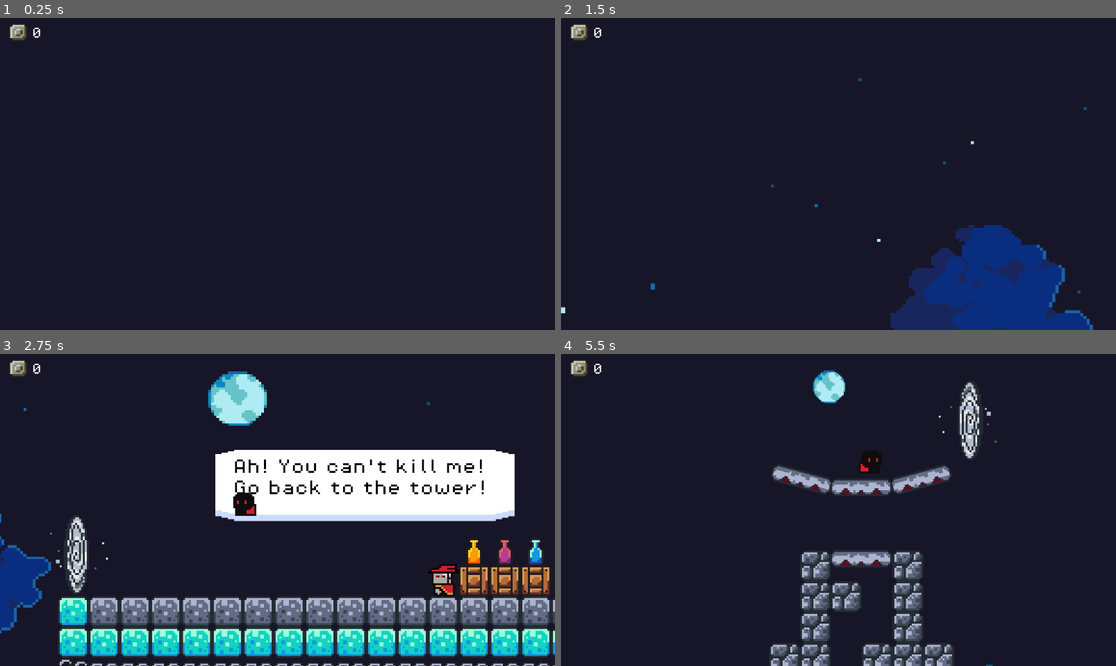
Above: before the commit, frames 1-4 (two rows, left to right).
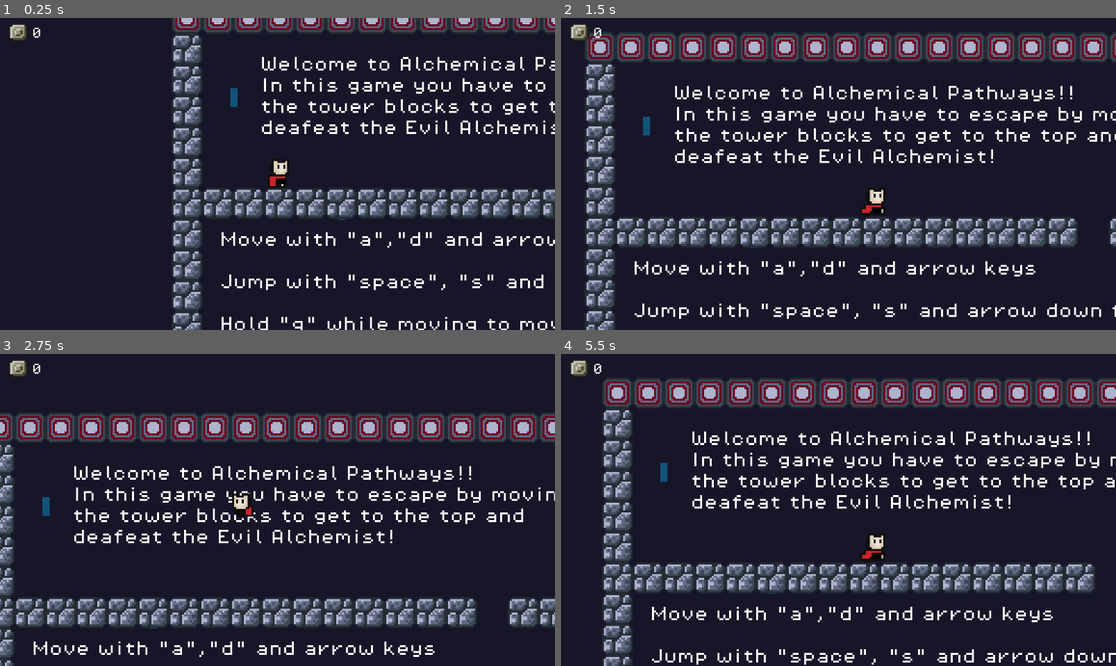
Above: after the commit, the same moments.

Repository: DiogoFSPinheiro/Godot_Games
Game: Godot game, scene res://scenes/game.tscn
Same seed, same stepped clock (60 frames per second), same inputs: the game is played once before the commit and once after it.
Inputs:
- Up to frame 1 (0.25 s): no input
- Up to frame 2 (1.5 s): hold Q (grab) 0.53-1.28 s; hold Right (move_right) from 0.53 s (still down); tap Space (jump) at 0.77, 0.8, 1.07, 1.35 s
- Up to frame 3 (2.75 s): tap Space (jump) at 1.52, 1.82, 2.3 s; tap Q (grab) at 1.55 s; release Right (move_right) at 2.03 s; hold Left (move_left) from 2.03 s (still down); tap Down (flip) at 2.1 s
- Up to frame 4 (5.5 s): tap Q (grab) at 2.85, 4.55 s; tap Space (jump) at 3.02, 3.32, 3.77, 3.8, 4.07, 4.35, 4.52, 4.82, 5.3 s; hold Q (grab) 3.53-4.28 s; release Left (move_left) at 4.28 s; hold Right (move_right) from 4.28 s (still down); tap Down (flip) at 5.1 s

The runs differ from the first frame. In frame 1, 15% of the frame differs, in the area x 31-100%, y 0-100%; in frame 2, 28%; in frame 3, 41%, in the area x 0-100%, y 5-100%; in frame 4, 26%.

Commit message:
ready to test on browser

Diff:
--- a/Game/default_bus_layout.tres
+++ b/Game/default_bus_layout.tres
@@ -11,7 +11,7 @@
 bus/2/solo = false
 bus/2/mute = false
 bus/2/bypass_fx = false
-bus/2/volume_db = 0.0
+bus/2/volume_db = 1.06049
 bus/2/send = &"Master"
 bus/3/name = &"char"
 bus/3/solo = false
--- a/Game/project.godot
+++ b/Game/project.godot
@@ -10,7 +10,7 @@
 
 [application]
 
-config/name="Game"
+config/name="Alchemical Pathways"
 run/main_scene="res://scenes/game.tscn"
 config/features=PackedStringArray("4.2", "Forward Plus")
 config/icon="res://icon.svg"
--- a/Game/scenes/game.tscn
+++ b/Game/scenes/game.tscn
@@ -458,7 +458,7 @@
 size = Vector2(286, 4)
 
 [sub_resource type="RectangleShape2D" id="RectangleShape2D_1xb2d"]
-size = Vector2(175, 5)
+size = Vector2(109.5, 5)
 
 [sub_resource type="RectangleShape2D" id="RectangleShape2D_cciji"]
 size = Vector2(11, 101)
@@ -808,6 +808,9 @@
 "speed": 3.0
 }]
 
+[sub_resource type="RectangleShape2D" id="RectangleShape2D_8tpnh"]
+size = Vector2(46, 5)
+
 [node name="Game" type="Node2D"]
 
 [node name="GameManager" type="Node" parent="."]
@@ -980,14 +983,14 @@
 position = Vector2(1341, -1438)
 
 [node name="CollisionShape2D" type="CollisionShape2D" parent="Kill_zones/Killzone4"]
-position = Vector2(75, 11.5)
+position = Vector2(107.75, 11.5)
 shape = SubResource("RectangleShape2D_1xb2d")
 
 [node name="Killzone6" parent="Kill_zones" instance=ExtResource("5_oxpk6")]
 position = Vector2(1341, -1438)
 
 [node name="CollisionShape2D" type="CollisionShape2D" parent="Kill_zones/Killzone6"]
-position = Vector2(-114.5, 123)
+position = Vector2(-86, 122)
 shape = SubResource("RectangleShape2D_1xb2d")
 
 [node name="Killzone8" parent="Kill_zones" instance=ExtResource("5_oxpk6")]
@@ -1164,12 +1167,8 @@
 item_id = "13"
 
 [node name="Coin11" parent="Coins" instance=ExtResource("4_phanf")]
-position = Vector2(2283, -2583)
+position = Vector2(2329, -2583)
 item_id = "10"
-
-[node name="Coin12" parent="Coins" instance=ExtResource("4_phanf")]
-position = Vector2(1320, 390)
-item_id = "12"
 
 [node name="Coin10" parent="Coins" instance=ExtResource("4_phanf")]
 position = Vector2(1336, -2108)
@@ -1266,13 +1265,13 @@
 position = Vector2(1352, -2396)
 checkpoint_id = "6"
 
+[node name="check_point8" parent="Check Points" instance=ExtResource("9_gmphc")]
+position = Vector2(1336, -2220)
+checkpoint_id = "8"
+
 [node name="check_point7" parent="Check Points" instance=ExtResource("9_gmphc")]
-position = Vector2(2216, -2588)
+position = Vector2(2248, -2588)
 checkpoint_id = "20"
-
-[node name="check_point8" parent="Check Points" instance=ExtResource("9_gmphc")]
-position = Vector2(1331, 388)
-checkpoint_id = "21"
 
 [node name="Blocks_lvl1" type="Node" parent="."]
 
@@ -1784,7 +1783,7 @@
 offset_bottom = -2385.0
 theme_override_fonts/font = ExtResource("21_rm75a")
 theme_override_font_sizes/font_size = 8
-text = "Welcome to Little Shadow Escape!!
+text = "Welcome to Alchemical Pathways!!
 In this game you have to escape by moving
 the tower blocks to get to the top and
 deafeat the Evil Alchemist!"
@@ -1823,7 +1822,7 @@
 offset_bottom = -2198.0
 theme_override_fonts/font = ExtResource("21_rm75a")
 theme_override_font_sizes/font_size = 8
-text = "Feed the altars with Gems to save
+text = "Feed the altars with Ashes to save
 your check point
 
 Press \"Esc\" and the level will reset
@@ -1842,3 +1841,13 @@
 If you make a mistake
 press \"Esc\""
 metadata/_edit_use_anchors_ = true
+
+[node name="Killzone" parent="." instance=ExtResource("5_oxpk6")]
+position = Vector2(1340, -1477)
+
+[node name="CollisionShape2D" type="CollisionShape2D" parent="Killzone"]
+position = Vector2(12, 50.5)
+shape = SubResource("RectangleShape2D_8tpnh")
+
+[node name="Coin" parent="." instance=ExtResource("4_phanf")]
+position = Vector2(1384, -1434)
--- a/Game/scenes/player.tscn
+++ b/Game/scenes/player.tscn
@@ -388,7 +388,6 @@
 sprite_frames = SubResource("SpriteFrames_xv02q")
 animation = &"idle_v2"
 autoplay = "idle_v2"
-frame_progress = 0.664849
 
 [node name="CollisionShape2D" type="CollisionShape2D" parent="."]
 position = Vector2(0, -6)
@@ -404,7 +403,7 @@
 one_shot = true
 
 [node name="stone_anim" type="AnimatedSprite2D" parent="."]
-position = Vector2(9, -6)
+position = Vector2(8, -6)
 scale = Vector2(0.6875, 0.618421)
 sprite_frames = SubResource("SpriteFrames_mhgg7")
 animation = &"hands"
@@ -426,8 +425,11 @@
 pitch_scale = 0.13
 bus = &"SFX"
 
+[node name="coyote_timer" type="Timer" parent="."]
+
 [connection signal="area_entered" from="grab_area" to="." method="_on_area_2d_area_entered"]
 [connection signal="area_exited" from="grab_area" to="." method="_on_area_2d_area_exited"]
 [connection signal="body_entered" from="grab_area" to="." method="_on_grab_area_body_entered"]
 [connection signal="body_exited" from="grab_area" to="." method="_on_grab_area_body_exited"]
 [connection signal="timeout" from="Timer" to="." method="_on_timer_timeout"]
+[connection signal="timeout" from="coyote_timer" to="." method="coyote_timeout"]
--- a/Game/scripts/gate_6.gd
+++ b/Game/scripts/gate_6.gd
@@ -3,4 +3,5 @@
 
 func _on_body_entered(body):
 	body.position = Vector2(1320, 388)
+	Global.spawn_point = Vector2(1320, 388)
 	sound.play()
--- a/Game/scripts/global.gd
+++ b/Game/scripts/global.gd
@@ -1,6 +1,6 @@
 extends Node
 
-var spawn_point = Vector2(1335, -2548)# init (2199, -2772) test(250, -16)
+var spawn_point = Vector2(2199, -2772)# init (2199, -2772) test(250, -16)
 var collected_checkpoints = {}
 var collected_items = {}
 var coin = 0
--- a/Game/scripts/player.gd
+++ b/Game/scripts/player.gd
@@ -4,7 +4,9 @@
 const JUMP_VELOCITY = -300.0
 @onready var game_manager = %GameManager
 @onready var animated_sprite = $AnimatedSprite2D
-#var player_start = Vector2(-41,-208)
+@onready var grab_area = $grab_area
+@onready var timer = $Timer
+@onready var stone_anim = $stone_anim
 var player_position = null
 var gravity = ProjectSettings.get_setting("physics/2d/default_gravity")
 var near_block = false
@@ -13,14 +15,12 @@
 var target = null
 var blocks_in_range = []
 var block_offset = Vector2()
-
-@onready var grab_area = $grab_area
-@onready var timer = $Timer
-@onready var stone_anim = $stone_anim
+@export var coyote_time = 0.1
+var jump_available = true
+@onready var coyote_timer = $coyote_timer
 
 
 func _physics_process(delta):
-
 	if Global.kill == true:
 		stone_anim.show() # show sprite
 		stone_anim.play("stone")
@@ -28,12 +28,19 @@
 		stone_anim.hide() # show sprite
 
 	if not is_on_floor():
+		if jump_available:
+			if coyote_timer.is_stopped():
+				coyote_timer.start(coyote_time)
 		velocity.y += gravity * delta # Add the gravity.
+	else:
+		jump_available = true
+		coyote_timer.stop()
 
 	# Handle jump.
-	if Input.is_action_just_pressed("jump") and (is_on_floor() or near_block == true or is_on_wall()):
+	if Input.is_action_just_pressed("jump") and (jump_available or near_block == true or is_on_wall()):
 		velocity.y = JUMP_VELOCITY
 		$jump.play()
+		jump_available = false
 	# get direction
 	var direction = Input.get_axis("move_left", "move_right")
 	# chosing animation
@@ -142,3 +149,6 @@
 	Engine.time_scale = 1
 	self.position = Vector2(3384, -2046)
 	Global.spawn_point = Vector2(3384, -2046)
+
+func coyote_timeout():
+	jump_available = false
Binary file changed: Game/assets/sprites/knight_v2.png
Binary file added: Game/assets/sprites/knight_v2_2.png
Not shown, added: Game/assets/sprites/knight_v2_2.png.import
Not shown: 1 places in Game/scenes/game.tscn that only renumber resources
